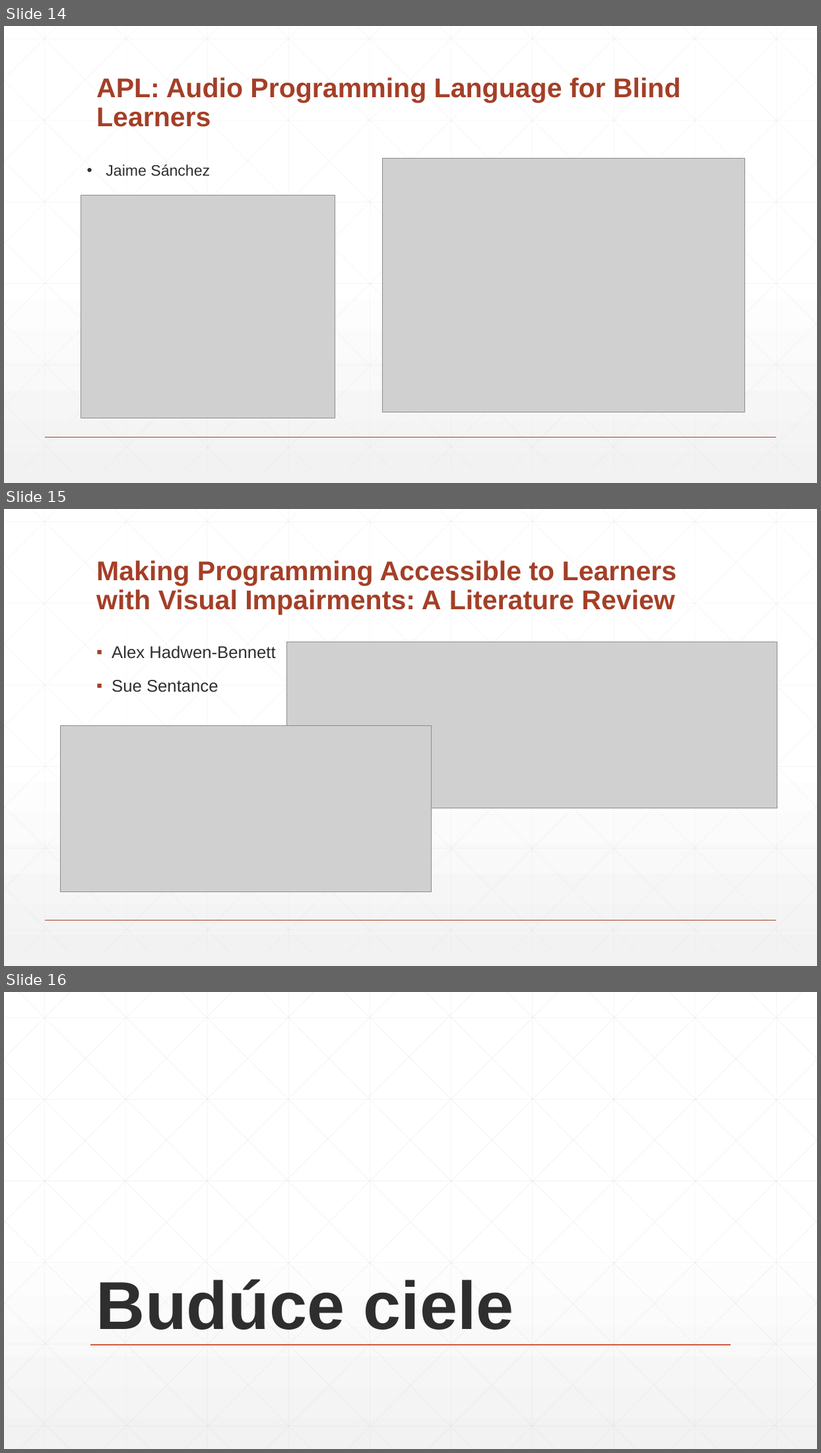
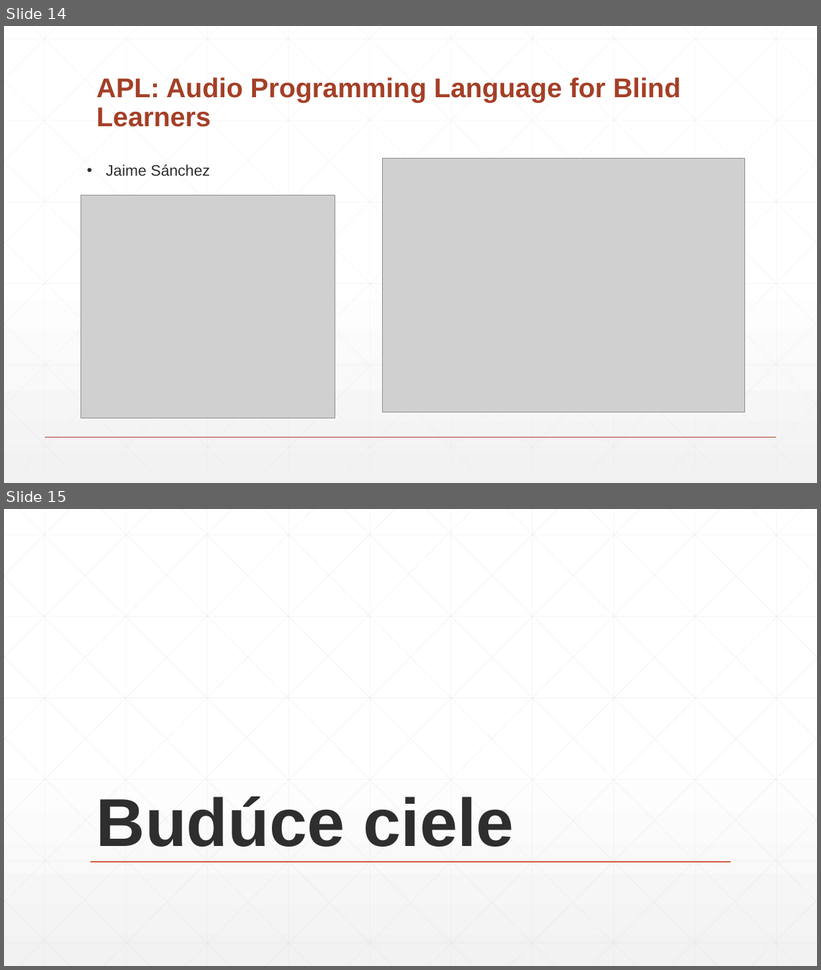
Before and after one commit to kubis-svorc/Diplomka, a slide deck: Text/PS1.pptx. Shown one above the other, each under a label of ours: slides 14, 15 and 16 before the commit, slides 14 and 15 after it. The pictures are 821x1453 and 821x970 pixels, drawn with LibreOffice and Linux fonts; fonts in the diff are those of the drawing; grey boxes stand for pictures. Boxes give left, top, right and bottom in pixels: in the first picture for what was removed or moved away, otherwise in the second. Text is boxed around its words. In the diff, an @@ line names an element or a change of style, - is before the commit and + after.

```diff
--- a/Text/PS1.pptx
+++ b/Text/PS1.pptx
@@ slide 15 removed at [4, 509, 817, 966], background gradient #FFFFFF to #F2F2F2; not listed: 47 template elements that a slide beside it also shows @@
@@ title removed at [96, 560, 677, 615] @@
-Making Programming Accessible to Learners with Visual Impairments: A Literature Review
@@ text removed at [112, 646, 275, 692] @@
-▪ Alex Hadwen-Bennett
-▪ Sue Sentance
@@ picture removed at [287, 642, 778, 809] @@
@@ picture removed at [60, 725, 432, 892] @@
@@ what was slide 16 is now slide 15 @@
```
Also in this commit, not shown: 1 other file.
